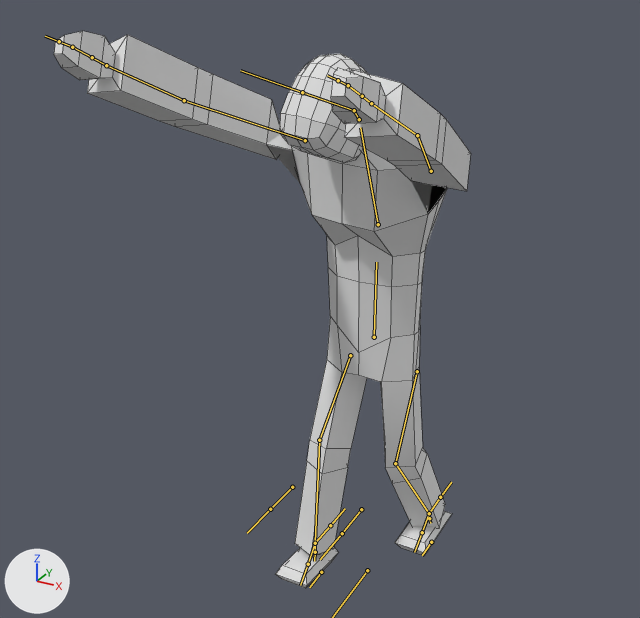
The FBX model models/pmodel2.fbx as it was, and as the next commit left it.
Before and after are seen from a 50 mm lens placed at (6.82, -14.66, 13.56), pointed at (-0.37, -1.58, 7.02). Every picture has the same lights, and +X, +Y and +Z are marked at lower left. Both versions are drawn at frame 21 of the action 'Armature|Fall'; the numbers are the values there. The bones that bend it are drawn over the model as lines. Mesh edges are drawn as thin lines.
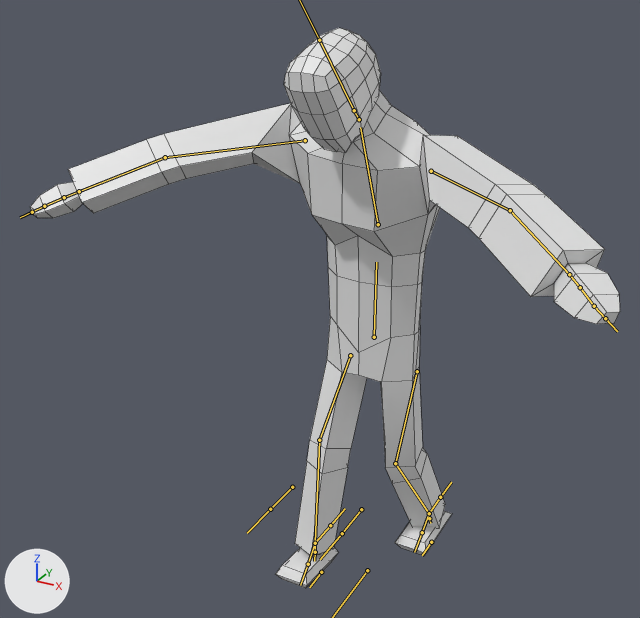
The edits, one by one:
Bone 'Head' (bone_head) turns from (35, 0, 0) to (2, 2, 4) degrees about its own x, y and z.
Bone 'Shoulder.L' (bone_shoulder_l) turns from (-146, -53, 19) to (-11, -18, -90) degrees about its own x, y and z.
Bone 'Shoulder.R' (bone_shoulder_r) turns from (-151, 30, -35) to (-31, 41, 65) degrees about its own x, y and z.

Where the change shows, as pixel boxes (x1, y1, x2, y2) in the pictures (640 x 618 px):
'Cube', posed (41% wider)
    before: (54, 31, 471, 588)
    after: (30, 28, 620, 588)
bone 'Head', root to tip
    before: (354, 110) to (302, 92)
    after: (354, 110) to (319, 40)
bone 'Shoulder.L', root to tip
    before: (431, 171) to (417, 135)
    after: (431, 171) to (510, 210)
bone 'Shoulder.R', root to tip
    before: (305, 140) to (184, 100)
    after: (305, 140) to (165, 157)
